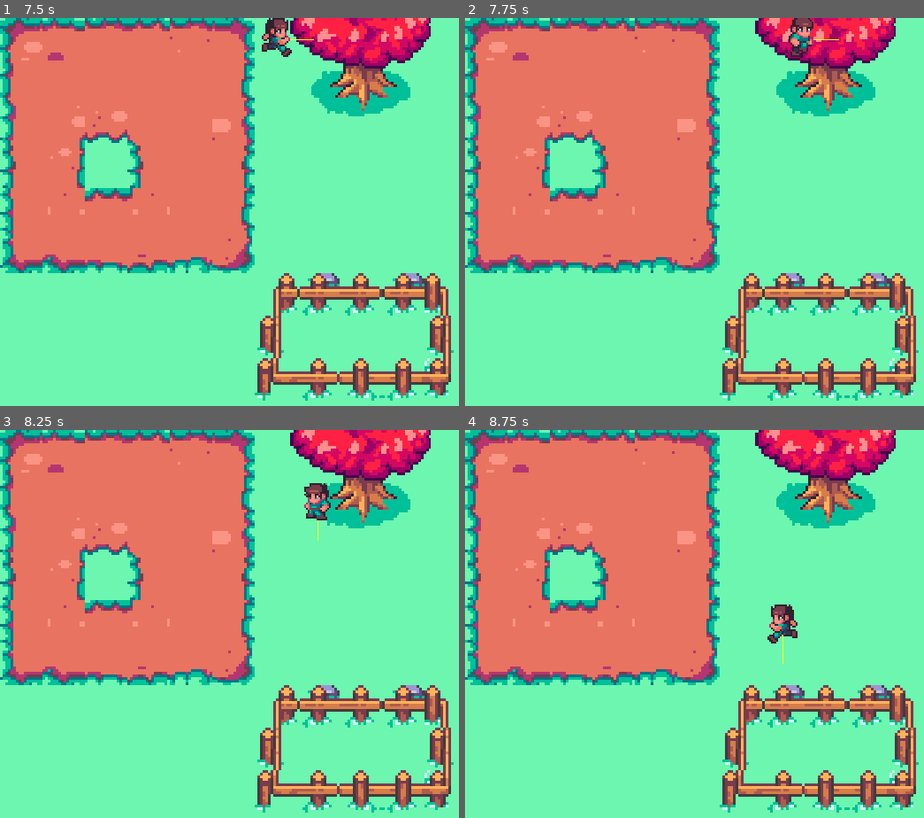
Above: before the commit, frames 1-4 (two rows, left to right).
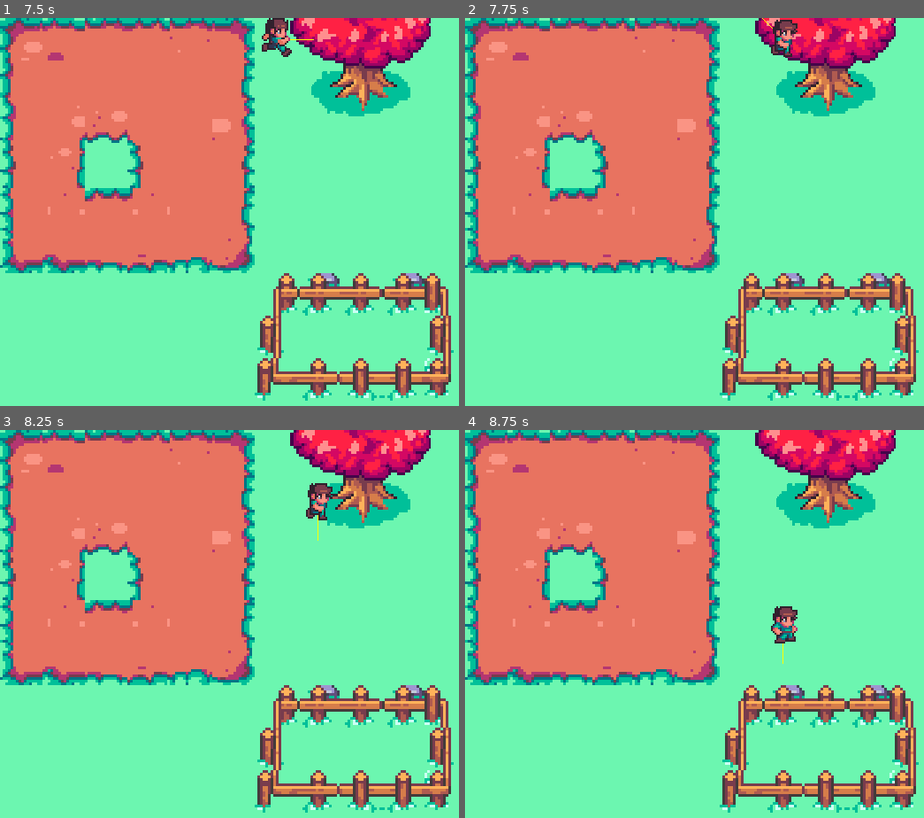
Above: after the commit, the same moments.

Repository: A-Sandwich/Godot-Wild-Jam-40
Game: Godot game, scene res://World.tscn
Two runs of this game, one before a commit and one after it. Both use one fixed random seed, a clock stepped at 60 frames per second and the inputs below.
Inputs:
- Up to frame 1 (7.5 s): tap Enter at 0.5, 5 s; hold Right (move_right) 0.53-1.28 s; tap E (action_button) every 0.75 s from 0.6 to 7.35 s; hold Down (move_down) 1.28-2.03 s; hold Right (move_right) 2.03-2.78 s; hold Up (move_up) 2.78-3.53 s; hold Left (move_left) 3.53-5.03 s; tap Space at 4.25 s; hold Down (move_down) 5.03-5.78 s; hold Right (move_right) 5.78-6.53 s; hold Up (move_up) 6.53-7.28 s; hold Right (move_right) from 7.28 s (still down)
- Up to frame 2 (7.75 s): keep holding Right (move_right)
- Up to frame 3 (8.25 s): release Right (move_right) at 8.03 s; hold Down (move_down) from 8.03 s (still down); tap E (action_button) at 8.1 s
- Up to frame 4 (8.75 s): keep holding Down (move_down)

Frame 1 is identical in both runs. In frame 2, 0.7% of the frame differs, in the area x 64-82%, y 0-11%; in frame 3, 0.4%; in frame 4, 0.5%.

Commit message:
chop chop

Diff:
--- a/Cozy/Player.gd
+++ b/Cozy/Player.gd
@@ -7,11 +7,11 @@
 var grid_size = 16
 var movement_speed = 100
 var movement_direction = Vector2.ZERO
+var last_direction_moved = Vector2.ZERO
 
 
 func _ready():
 	pass
-
 
 func _physics_process(delta):
 	process_input()
@@ -36,9 +36,11 @@
 
 	if Input.is_action_just_pressed("action_button"):
 		$AnimatedSprite.play("axe")
+		chop_tree()
 		return
 	if Input.is_action_just_released("action_button"):
 		$AnimatedSprite.stop()
+		$AnimatedSprite.animation = "walk"
 
 	if $AnimatedSprite.is_playing() and $AnimatedSprite.animation == "axe":
 		return
@@ -53,12 +55,8 @@
 	elif Input.is_action_pressed("move_down"):
 		movement_direction.y = 1
 	if movement_direction != Vector2.ZERO:
-		var original_position = global_position
-		starting_position = global_position + offset
-		destination_position = starting_position + (movement_direction * grid_size)
-		print("start", starting_position, "dest", destination_position, movement_direction * grid_size)
+		var original_position = populate_target_destination()
 		update()
-		get_parent().get_node("circle").global_position = destination_position
 		if is_position_invalid():
 			destination_position = original_position
 			is_moving = false
@@ -67,21 +65,33 @@
 			return
 		else:
 			is_moving = true
+			last_direction_moved = movement_direction
 
 func _draw():
 	print("drawing", starting_position, destination_position)
 	draw_line(to_local(starting_position), to_local(destination_position), Color(1, 1, 0))
 
 func is_position_invalid():
-	var space_state = get_world_2d().direct_space_state
-	# use global coordinates, not local to node
-	print(starting_position, destination_position, "is_invalid?")
-	var result = space_state.intersect_ray(starting_position, destination_position, [self, $CollisionShape2D], 1)
+	var result = check_destination()
 	if result.empty():
 		print("valid")
 	else:
 		print("invalid")
 	return !result.empty()
+
+func populate_target_destination():
+	var original_position = global_position
+	var move_vector = movement_direction if movement_direction != Vector2.ZERO else last_direction_moved
+	starting_position = global_position + offset
+	destination_position = starting_position + (move_vector * grid_size)
+	print("start", starting_position, "dest", destination_position, move_vector * grid_size)
+	return original_position
+
+func check_destination():
+	var space_state = get_world_2d().direct_space_state
+	# use global coordinates, not local to node
+	var result = space_state.intersect_ray(starting_position, destination_position, [self, $CollisionShape2D], 1)
+	return result
 
 func choose_animation():
 	if $AnimatedSprite.playing and not is_moving and $AnimatedSprite.animation == "walk":
@@ -98,3 +108,13 @@
 				$AnimatedSprite.play("walk")
 		elif not $AnimatedSprite.animation != "walk" or not $AnimatedSprite.is_playing():
 			$AnimatedSprite.play("walk")
+
+func chop_tree():
+	populate_target_destination()
+	var target = check_destination()
+	if target.empty():
+		return
+	var collider = target.collider
+	print(collider.get_parent().name)
+	if "Tree" in collider.get_parent().name:
+		print("Chop chop")
--- a/Cozy/World.tscn
+++ b/Cozy/World.tscn
@@ -1,11 +1,8 @@
-[gd_scene load_steps=5 format=2]
+[gd_scene load_steps=4 format=2]
 
 [ext_resource path="res://Player.tscn" type="PackedScene" id=1]
 [ext_resource path="res://Assets/Sprites/TileMaps/tilemap.tres" type="TileSet" id=2]
 [ext_resource path="res://WorldParts/Tree.tscn" type="PackedScene" id=3]
-
-[sub_resource type="CircleShape2D" id=1]
-radius = 5.0
 
 [node name="World" type="Node2D"]
 
@@ -33,7 +30,3 @@
 
 [node name="StaticBody2D" parent="Trees2" instance=ExtResource( 3 )]
 position = Vector2( 136, 0 )
-
-[node name="circle" type="CollisionShape2D" parent="."]
-position = Vector2( 39, 56 )
-shape = SubResource( 1 )
--- a/Cozy/WorldParts/Tree.tscn
+++ b/Cozy/WorldParts/Tree.tscn
@@ -4,13 +4,13 @@
 
 [sub_resource type="CapsuleShape2D" id=1]
 radius = 6.0
-height = 6.0
+height = 16.0
 
-[node name="StaticBody2D" type="StaticBody2D"]
+[node name="Tree" type="StaticBody2D" groups=["tree"]]
 
 [node name="Sprite" type="Sprite" parent="."]
 texture = ExtResource( 1 )
 
 [node name="CollisionShape2D" type="CollisionShape2D" parent="."]
-position = Vector2( 1, 18 )
+position = Vector2( 1, 16 )
 shape = SubResource( 1 )
--- a/Cozy/project.godot
+++ b/Cozy/project.godot
@@ -61,6 +61,7 @@
 "deadzone": 0.5,
 "events": [ Object(InputEventKey,"resource_local_to_scene":false,"resource_name":"","device":0,"alt":false,"shift":false,"control":false,"meta":false,"command":false,"pressed":false,"scancode":0,"physical_scancode":69,"unicode":0,"echo":false,"script":null)
 , Object(InputEventKey,"resource_local_to_scene":false,"resource_name":"","device":0,"alt":false,"shift":false,"control":false,"meta":false,"command":false,"pressed":false,"scancode":0,"physical_scancode":32,"unicode":0,"echo":false,"script":null)
+, Object(InputEventJoypadButton,"resource_local_to_scene":false,"resource_name":"","device":0,"button_index":2,"pressure":0.0,"pressed":false,"script":null)
  ]
 }
 
